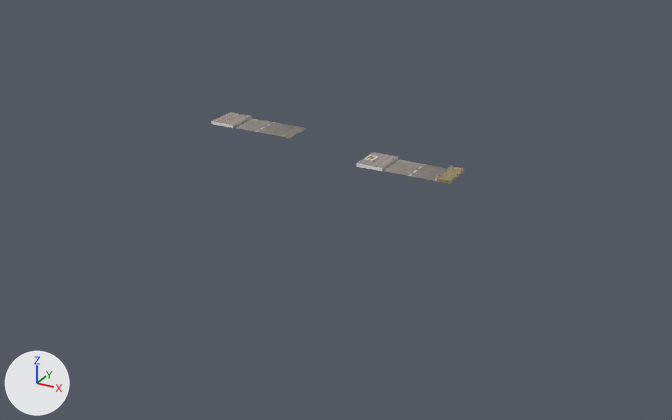
An edit to the Blender file Mr. Khorshidi Folder/Asset/Base Ground Uni/All_Base_Ground_Uni.blend, drawn before and after from the same camera.
The view is the same before and after, from a camera (50 mm lens) standing at (40.9, -107.3, 45.2) and looking at (-8.6, -17.4, 0.3). The lights are fixed; the arrows at lower left show +X, +Y and +Z. The first picture is the older version.

The scene before the commit, as lines of its bpy script (objects in view):
```python
me_plane = bpy.data.meshes.new('Plane')
me_plane.from_pydata(...)  # 100 vertices, 85 faces; spans x -13.6..0.0, y -2.5..2.5, z -0.09..0.59
# faces by material slot: [62, 1, 9, 5, 8]
me_plane.materials.append(mat_main)  # white #e7e7e7
me_plane.materials.append(mat_road)  # picture img_graphicscrate_road_texture_02_prev_sm_png
me_plane.materials.append(mat_jadval)  # picture img_05_concrete_mway_side_jpg5ac5788d_c995_4c22_a783_850124594bb3la
me_plane.materials.append(mat_ground)  # picture img_forrest_ground_01_diff_2k_jpg
me_plane.materials.append(mat_mozaeik)  # picture img_shoe_stones___www_irandwg_com__6__jpg
me_plane_001 = bpy.data.meshes.new('Plane.001')
me_plane_001.from_pydata(...)  # 50 vertices, 34 faces; spans x -13.6..0.0, y -2.5..2.5, z -0.09..0.43
# faces by material slot: [18, 2, 5, 9]
me_plane_001.materials.append(mat_main)  # white #e7e7e7
me_plane_001.materials.append(mat_road)  # picture img_graphicscrate_road_texture_02_prev_sm_png
me_plane_001.materials.append(mat_jadval)  # picture img_05_concrete_mway_side_jpg5ac5788d_c995_4c22_a783_850124594bb3la
me_plane_001.materials.append(mat_mozaeik)  # picture img_shoe_stones___www_irandwg_com__6__jpg
ob_plane = bpy.data.objects.new('Plane', me_plane)
ob_plane.location = (0.0, 0.0, 0.0)
ob_plane_001 = bpy.data.objects.new('Plane.001', me_plane_001)
ob_plane_001.location = (-25.24, 1.8, 1.44)
```
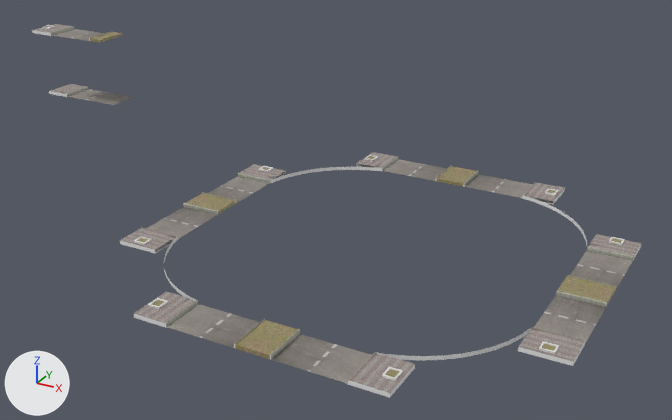
Changed parts and their boxes (x1, y1, x2, y2) in the pictures (672 x 420 px):
'Plane.004', added
    after: (133, 291, 415, 398)
'Plane.005', added
    after: (518, 234, 642, 366)
'Plane.003', added
    after: (120, 164, 286, 254)
'Plane', modifiers changed (93% wider, 64% taller)
    before: (356, 152, 464, 184)
    after: (356, 152, 565, 205)
'Plane.001', moved
    before: (211, 112, 307, 138)
    after: (49, 84, 133, 105)
'Plane.002', added
    after: (32, 24, 122, 43)
'Cylinder.002', added
    after: (376, 328, 531, 361)
'Cylinder', added
    after: (270, 167, 382, 183)
'Cylinder.003', added
    after: (524, 196, 587, 245)
'Cylinder.001', added
    after: (164, 237, 196, 301)

What the commit changed:
Mesh me_cylinder_004 is new.
It has 22 vertices, 10 faces and spans x -0.46..0.59, y -0.56..0.49, z -1.05..1.39.
Mesh me_plane_005 is new.
It has 311 vertices, 266 faces and spans x -13.6..0.0, y -2.5..2.5, z -0.09..0.59.
Faces by material slot: [61, 1, 9, 5, 190].
It uses material mat_main (white #e7e7e7).
It uses material mat_road (picture img_graphicscrate_road_texture_02_prev_sm_png).
It uses material mat_jadval (picture img_05_concrete_mway_side_jpg5ac5788d_c995_4c22_a783_850124594bb3la).
It uses material mat_ground (picture img_forrest_ground_01_diff_2k_jpg).
It uses material mat_mozaeik (picture img_shoe_stones___www_irandwg_com__6__jpg).
Object 'Plane' (ob_plane) gains a MIRROR modifier named 'Mirror'.
Object 'Plane.001' (ob_plane_001) moves from (-25.24, 1.8, 1.44) to (-57.68, 1.8, 1.44).
Object 'Cylinder.003' (ob_cylinder_003) is new; it shows me_cylinder_004.
Its location is (15.54, -7.15, 0.11).
Its rotation in degrees is (0, 0, 270).
Its scale is (10.3, 10.3, 0.186).
Object 'Plane.005' (ob_plane_005) is new; it shows me_plane_005.
Its location is (23.15, -22.98, 0.0).
Its rotation in degrees is (0, 0, 270).
It gains a MIRROR modifier named 'Mirror'.
Object 'Cylinder.002' (ob_cylinder_002) is new; it shows a copy of me_cylinder_004.
Its location is (15.93, -38.51, 0.11).
Its rotation in degrees is (0, 0, 180).
Its scale is (10.3, 10.3, 0.186).
Object 'Plane.004' (ob_plane_004) is new; it shows a copy of me_plane_005.
Its location is (0.08, -46.06, 0.0).
Its rotation in degrees is (0, 0, 180).
It gains a MIRROR modifier named 'Mirror'.
Object 'Cylinder.001' (ob_cylinder_001) is new; it shows a copy of me_cylinder_004.
Its location is (-15.43, -38.87, 0.11).
Its rotation in degrees is (0, 0, 90).
Its scale is (10.3, 10.3, 0.186).
Object 'Cylinder' (ob_cylinder) is new; it shows a copy of me_cylinder_004.
Its location is (-15.8, -7.56, 0.11).
Its scale is (10.3, 10.3, 0.186).
Object 'Plane.003' (ob_plane_003) is new; it shows a copy of me_plane_005.
Its location is (-23.0, -23.05, 0.0).
Its rotation in degrees is (0, 0, 90).
It gains a MIRROR modifier named 'Mirror'.
Object 'Plane.002' (ob_plane_002) is new; it shows a copy of the mesh of ob_plane.
Its location is (-55.31, -2.28, 12.52).
